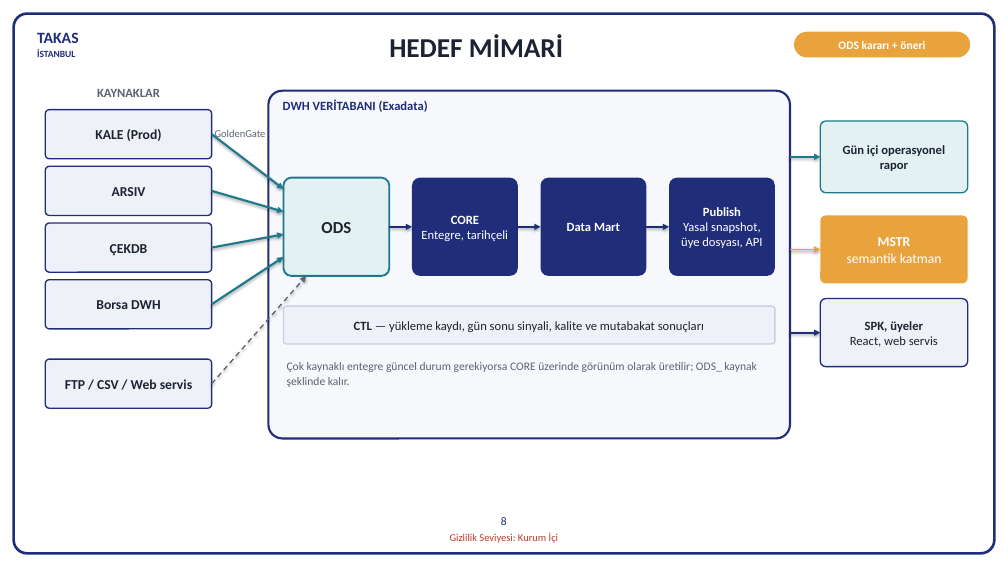
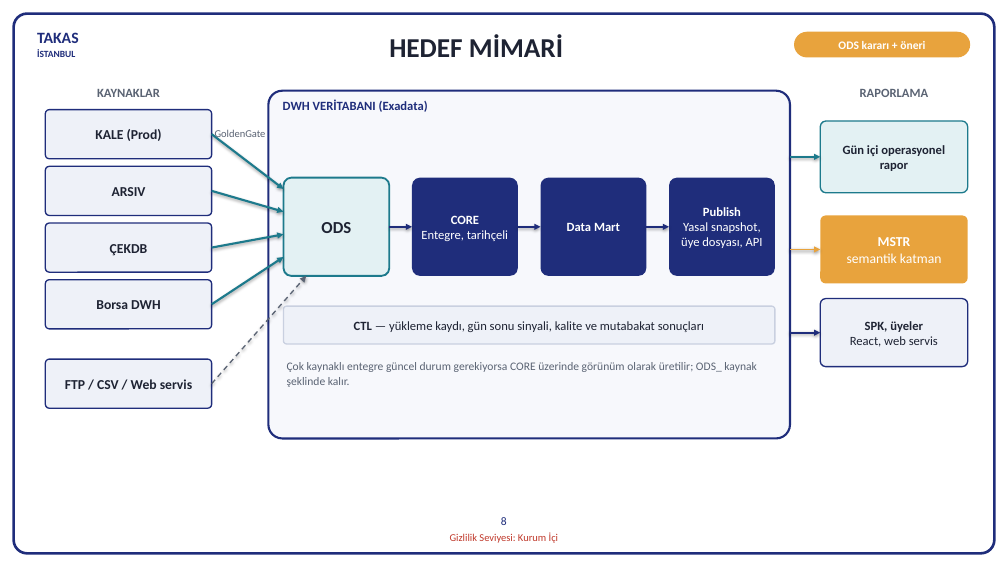
Before and after one commit to hanifidemirel0/Cursor-Projects, a slide deck: slide 8 of outputs/dwh-sunum-kasim-2026/5 - DWHSunum_Kasim2026.pptx. Drawn at 1008x567 pixels with LibreOffice and Linux fonts; fonts in the diff are those of the drawing. Boxes give left, top, right and bottom in pixels: in the first picture for what was removed or moved away, otherwise in the second. Text is boxed around its words. In the diff, an @@ line names an element or a change of style, - is before the commit and + after.

```diff
--- a/outputs/dwh-sunum-kasim-2026/5 - DWHSunum_Kasim2026.pptx
+++ b/outputs/dwh-sunum-kasim-2026/5 - DWHSunum_Kasim2026.pptx
@@ text added at [860,89,929,97], 12 pt, text #5A6373, bold @@
+RAPORLAMA
```
Also in this commit, not shown: 2 other files.
